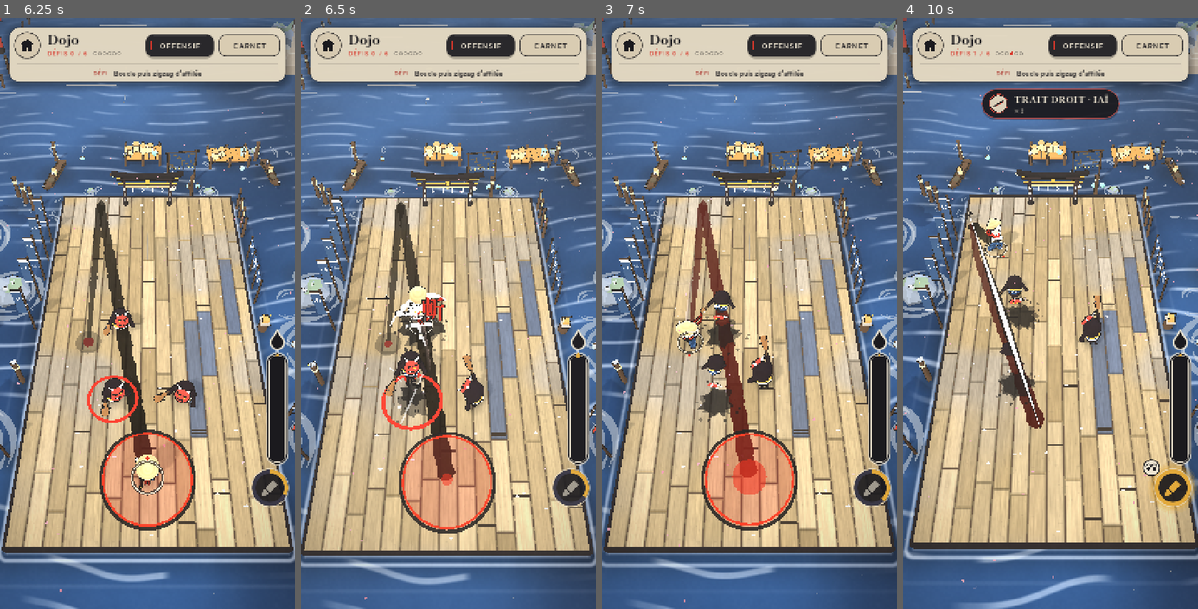
Above: before the commit, frames 1-4 (left to right).
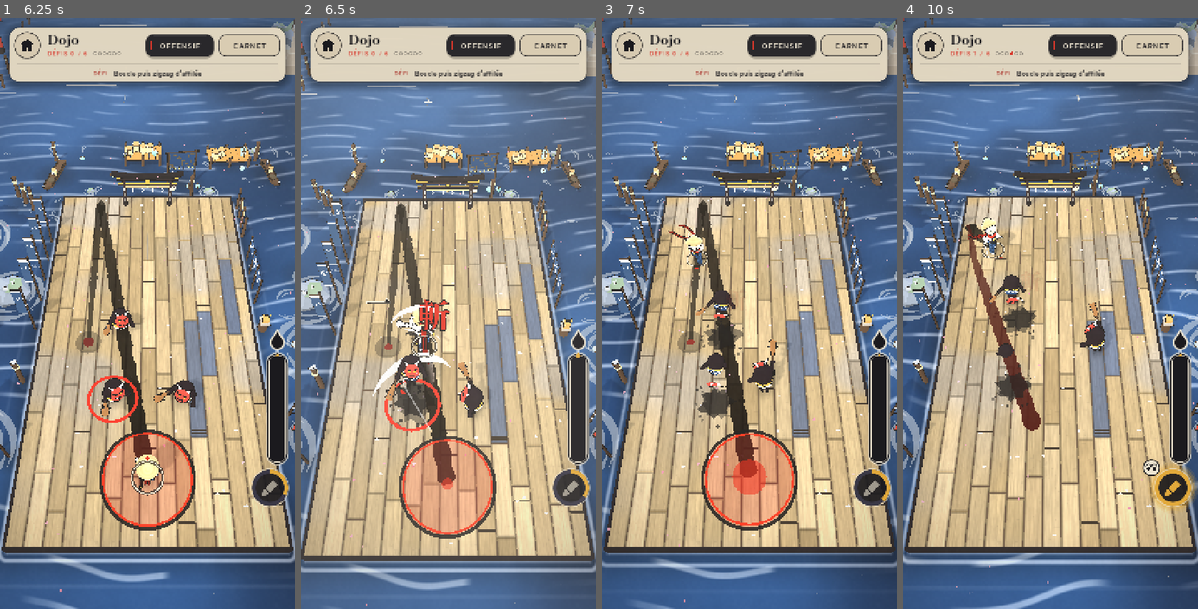
Above: after the commit, the same moments.

Repository: vroux18/ippitsu
Game: Godot game, scene res://scenes/main.tscn
Same seed, same stepped clock (60 frames per second), same inputs: the game is played once before the commit and once after it.
Inputs (mouse positions are in pixels of both pictures, inside the frame that each line leads up to):
- Up to frame 1 (6.25 s): drag from (147, 473) to (177, 183) at 0.52 s; drag from (44, 543) to (132, 431) at 1.27 s; move the mouse to (112, 543) at 2.02 s; hold Right (ui_right) 2.03-2.75 s; click (112, 543) at 2.17 s; drag from (147, 71) to (59, 224) at 2.77 s; drag from (26, 47) to (162, 313) at 3.52 s; drag from (250, 47) to (103, 165) at 4.27 s; move the mouse to (179, 47) at 5.02 s; hold Left (ui_left) 5.03-5.75 s; click (179, 47) at 5.17 s; drag from (103, 165) to (88, 343) at 5.77 s
- Up to frame 2 (6.5 s): no input
- Up to frame 3 (7 s): move the mouse to (814, 283) at 6.52 s; hold Right (ui_right) from 6.53 s (still down)
- Up to frame 4 (10 s): release Right (ui_right) at 7.25 s; drag from (991, 343) to (1035, 431) at 7.27 s; move the mouse to (1080, 183) at 8.02 s; hold Left (ui_left) 8.03-8.75 s; drag from (1035, 431) to (962, 224) at 8.77 s; move the mouse to (1139, 402) at 9.52 s; hold Right (ui_right) from 9.53 s (still down); click (1139, 402) at 9.67 s

Frame 1 is identical in both runs. In frame 2, 23% of the frame differs, in the area x 0-100%, y 0-100%; in frame 3, 3.4%; in frame 4, 33%.

Commit message:
Ruée plus lente aux mondes 1-3 (0,78 / 0,86 / 0,94), 12 % d'ennemis en plus, figures : le geste brut du doigt fait foi pour les formes fermées
Co-Authored-By: Claude Fable 5.1 <noreply@anthropic.com>
Claude-Session: https://claude.ai/code/session_018JyG97DE4xuc7UmrTgQ528

Diff:
--- a/scripts/main.gd
+++ b/scripts/main.gd
@@ -102,6 +102,7 @@
 # courbe du budget d'ennemis dans un monde (index = salle) : montée, gardien (8), respiration (9), épreuve
 const ROOM_CURVE := [0.0, 0.75, 0.85, 1.0, 1.0, 1.05, 1.1, 1.2, 1.0, 0.9, 1.05, 1.15, 1.2, 1.3, 1.4, 1.0]  # index = salle (8 gardien, 9 respiration, 14 épreuve, 15 boss)
 const TRIAL_ROOM := 14  # épreuve : un élite garanti
+const MOB_SCALE := 1.12  # un peu plus d'ennemis par combat, tous mondes
 const WAVE_OVERLAP_T := 9.0  # vagues qui se chevauchent : la suivante arrive au plus tard après ce délai
 const REINF_DIST := 5.0  # renforts du boss : apparition à cette distance du héros au moins
 const SANCTUARIES := [5, 10]  # malédictions proposées après ces combats (fins des étapes 2 et 5)
@@ -2261,7 +2262,7 @@
 	var b0 := world_diff("b0", 4.0)
 	var per := world_diff("per", 1.0)
 	var curve := float(ROOM_CURVE[clampi(room, 0, ROOM_CURVE.size() - 1)])
-	var budget := int((b0 + per * float(room)) * curve)
+	var budget := int((b0 + per * float(room)) * curve * MOB_SCALE)
 	if _gentle_room():
 		budget = maxi(3, int(budget * 0.55))  # premier tutoriel : moins d'ennemis
 	if hero.hp <= 1:
@@ -2367,6 +2368,15 @@
 		list.append(k)
 		budget -= cost
 	return list
+
+
+## Vitesse de la ruée selon le monde : plus lente au début (on voit venir les dangers et on apprend à
+## esquiver), pleine vitesse dès le monde 4. Dojo et tutoriel : vitesse du monde 1.
+const WORLD_DASH := {1: 0.78, 2: 0.86, 3: 0.94}
+
+
+func _world_dash_mult() -> float:
+	return float(WORLD_DASH.get(current_world, 1.0))
 
 
 ## Réglage de difficulté du monde en cours (worlds.gd : tokens, tele, b0, per, elite, bullet).
@@ -4250,13 +4260,21 @@
 
 
 ## Figure d'un trait : le trait posé (amorce depuis le héros écartée), sinon le geste brut du doigt.
+## En combat, le trait posé est rogné par les bords de la zone et coupé par l'encre : une boucle contre un mur
+## devient un zigzag ou un crochet. Le geste brut du doigt (raw) fait foi quand il lit une forme fermée
+## (boucle, ensō, aller-retour) là où le trait posé n'en voit pas, ou en voit une plus pauvre.
+const FIG_CLOSED := ["loop", "enso", "return"]
+
+
 func _detect_fig(s: Node) -> Dictionary:
 	var pts: PackedVector3Array = s.get("points")
 	var r: Dictionary = StrokeShapes.detect_lead(pts, int(s.get("lead_n")))
-	if r.is_empty():
-		var rw: PackedVector3Array = s.get("raw")
-		if rw.size() >= 3:
-			r = StrokeShapes.detect(rw)
+	var rw: PackedVector3Array = s.get("raw")
+	if rw.size() >= 3:
+		var r2: Dictionary = StrokeShapes.detect(rw)
+		if not r2.is_empty():
+			if r.is_empty() or (String(r2.get("shape")) in FIG_CLOSED and not (String(r.get("shape")) in FIG_CLOSED)):
+				r = r2
 	return r
 
 
@@ -4510,7 +4528,7 @@
 	_stroke_stop = 0.0
 	_stroke_hit = false
 	_prev_hero = hero.position
-	hero.speed_mult = powers.dash_mult()
+	hero.speed_mult = powers.dash_mult() * _world_dash_mult()
 	_auto_step = false  # un vrai trait reprend la main sur le pas de côté automatique
 	_safe_point = s.points[0]
 	powers.on_stroke_release(s.points)
@@ -5383,7 +5401,7 @@
 	else:
 		hud.elan = elan / elan_max()
 	if touching and stroke != null:
-		stroke.danger = is_danger(stroke.last(), stroke.length / Hero.DASH_SPEED)
+		stroke.danger = is_danger(stroke.last(), stroke.length / (Hero.DASH_SPEED * _world_dash_mult()))
 	hud.elan_empty = touching and stroke != null and stroke.exhausted
 	hud.wave = stage_i + 1
 	# flèche : vers le torii ouvert, ou vers la suite de l'étape entre deux combats
